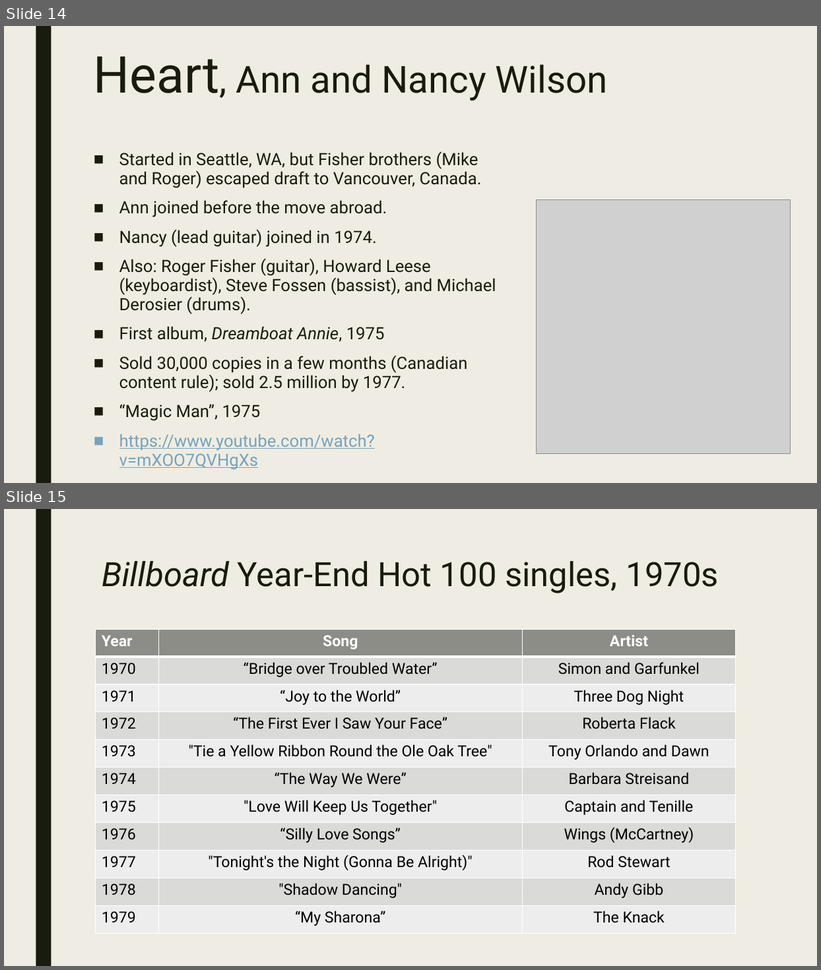
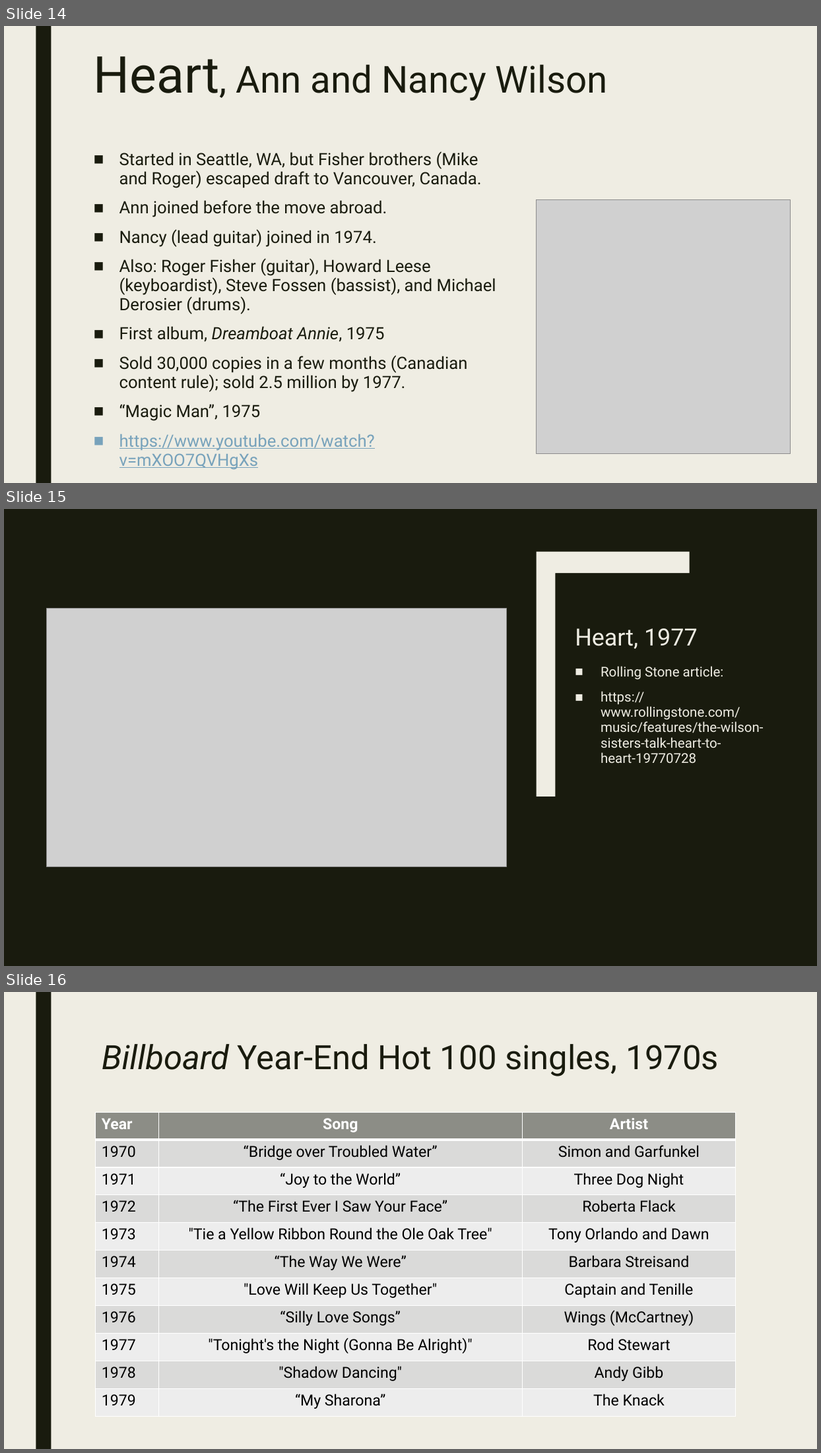
Before and after one commit to mrbaker1917/website, a slide deck: HSTR121/ppts/Early1970sGoodBadUgly.pptx. Shown one above the other, each under a label of ours: slides 14 and 15 before the commit, slides 14, 15 and 16 after it. The pictures are 821x970 and 821x1453 pixels, drawn with LibreOffice and Linux fonts; fonts in the diff are those of the drawing; grey boxes stand for pictures. Boxes give left, top, right and bottom in pixels: in the first picture for what was removed or moved away, otherwise in the second. Text is boxed around its words. In the diff, an @@ line names an element or a change of style, - is before the commit and + after.

Commit message:
added photo of Heart

```diff
--- a/HSTR121/ppts/Early1970sGoodBadUgly.pptx
+++ b/HSTR121/ppts/Early1970sGoodBadUgly.pptx
@@ slide 15 added at (x1=4, y1=509, x2=817, y2=966), background #191B0E @@
@@ rectangle added at (x1=4, y1=509, x2=817, y2=966), fill #191B0E @@
@@ rectangle added at (x1=36, y1=509, x2=51, y2=966), fill #EFEDE3 @@
@@ freeform shape added at (x1=537, y1=552, x2=690, y2=797), fill #EFEDE3 @@
@@ picture added at (x1=46, y1=609, x2=507, y2=867) @@
@@ title added at (x1=575, y1=628, x2=698, y2=649), 28 pt, text #EFEDE3 @@
+Heart, 1977
@@ text added at (x1=601, y1=666, x2=763, y2=763), 16 pt, text #EFEDE3 @@
+■ Rolling Stone article:
+■ https://www.rollingstone.com/music/features/the-wilson-sisters-talk-heart-to-heart-19770728
@@ what was slide 15 is now slide 16 @@
```
